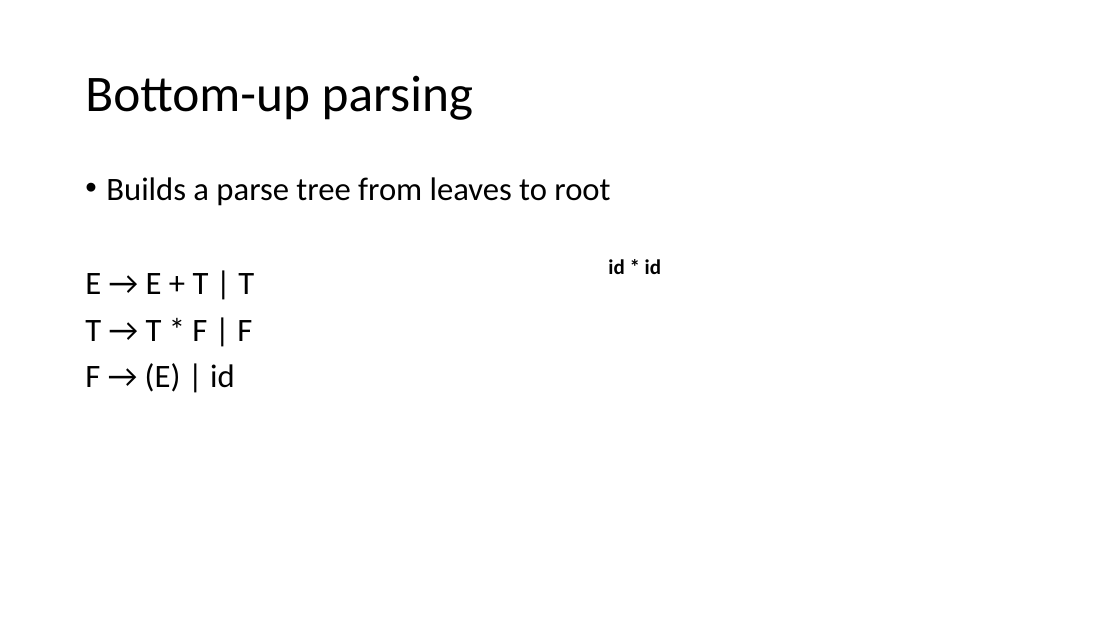
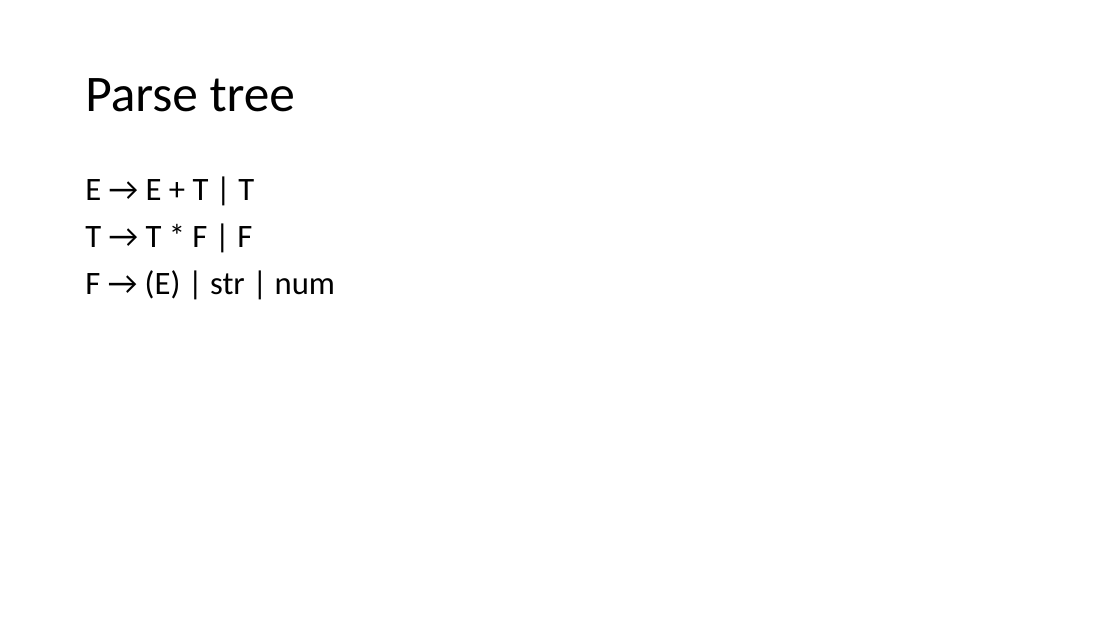
Before and after one commit to piyus/piyus.github.io, a slide deck: slide 4 of CMP/slides/Lecture-21.pptx (slide 44 before the commit). Drawn at 1120x630 pixels with LibreOffice and Linux fonts; fonts in the diff are those of the drawing. Boxes give left, top, right and bottom in pixels: in the first picture for what was removed or moved away, otherwise in the second. Text is boxed around its words. In the diff, an @@ line names an element or a change of style, - is before the commit and + after.

```diff
--- a/CMP/slides/Lecture-21.pptx
+++ b/CMP/slides/Lecture-21.pptx
@@ title at <box>85,78,295,112</box>: text changed @@
-Bottom-up parsing
+Parse tree
@@ text at <box>106,177,610,206</box>: paragraph removed @@
-• Builds a parse tree from leaves to root
@@ text removed at <box>608,259,661,274</box> @@
-id * id
@@ text at <box>85,270,335,299</box>: text changed @@
-F → (E) | id
+F → (E) | str | num
```
Also in this commit, not shown: 11 other slides changed, 33 slides added, 44 slides removed, 27 other files.
